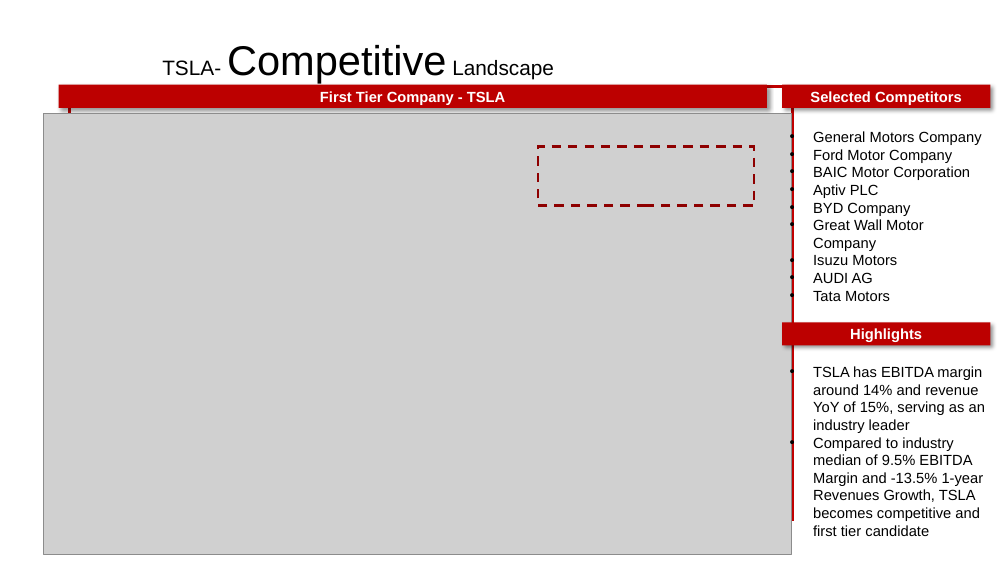
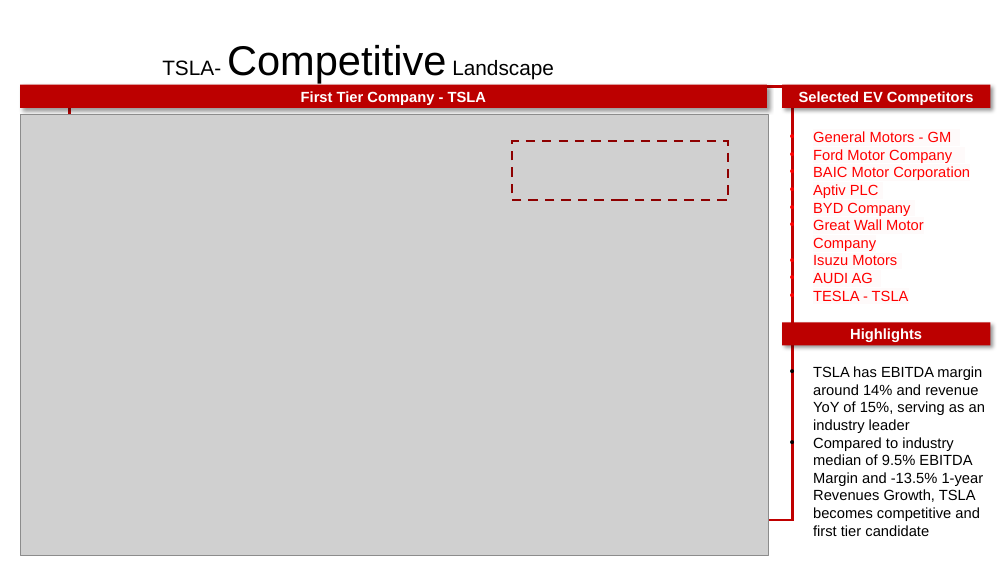
Before and after one commit to shonaqvi/Your-Next-Investment-, a slide deck: slide 11 of Slide_Template/TSLA deck.pptx (slide 7 before the commit). Drawn at 1008x567 pixels with LibreOffice and Linux fonts; fonts in the diff are those of the drawing; grey boxes stand for pictures; background and template pictures are left out. Boxes give left, top, right and bottom in pixels: in the first picture for what was removed or moved away, otherwise in the second. Text is boxed around its words. In the diff, an @@ line names an element or a change of style, - is before the commit and + after.

```diff
--- a/Slide_Template/TSLA deck.pptx
+++ b/Slide_Template/TSLA deck.pptx
@@ rectangle "First Tier Company - TSLA": place and size @@
-rectangle "First Tier Company - TSLA" at [59, 85, 768, 108]
+rectangle "First Tier Company - TSLA" at [20, 85, 768, 108]
@@ picture: place and size @@
-picture at [43, 113, 792, 554]
+picture at [20, 115, 769, 556]
@@ text in rectangle at [799, 91, 974, 105]: text changed @@
-Selected Competitors
+Selected EV Competitors
@@ rectangle: place and size @@
-rectangle at [538, 147, 754, 206]
+rectangle at [512, 141, 728, 200]
@@ text at [813, 131, 952, 142]: text changed; text colour #000000 to #FF0000 @@
-• General Motors Company
+• General Motors - GM
@@ text at [813, 149, 970, 283]: text colour #000000 to #FF0000, highlight none to #FEFAFA in "Ford Motor Company", "BAIC Motor Corporation", "Aptiv PLC", "BYD Company" and 3 more places @@
@@ text at [813, 290, 909, 301]: text changed; text colour #000000 to #FF0000 @@
-• Tata Motors
+• TESLA - TSLA
@@ page number at [43, 526, 270, 556]: text changed @@
-7
+11
```
Also in this commit, not shown: 9 other slides changed, 5 slides added, 2 slides removed, 4 other files.
